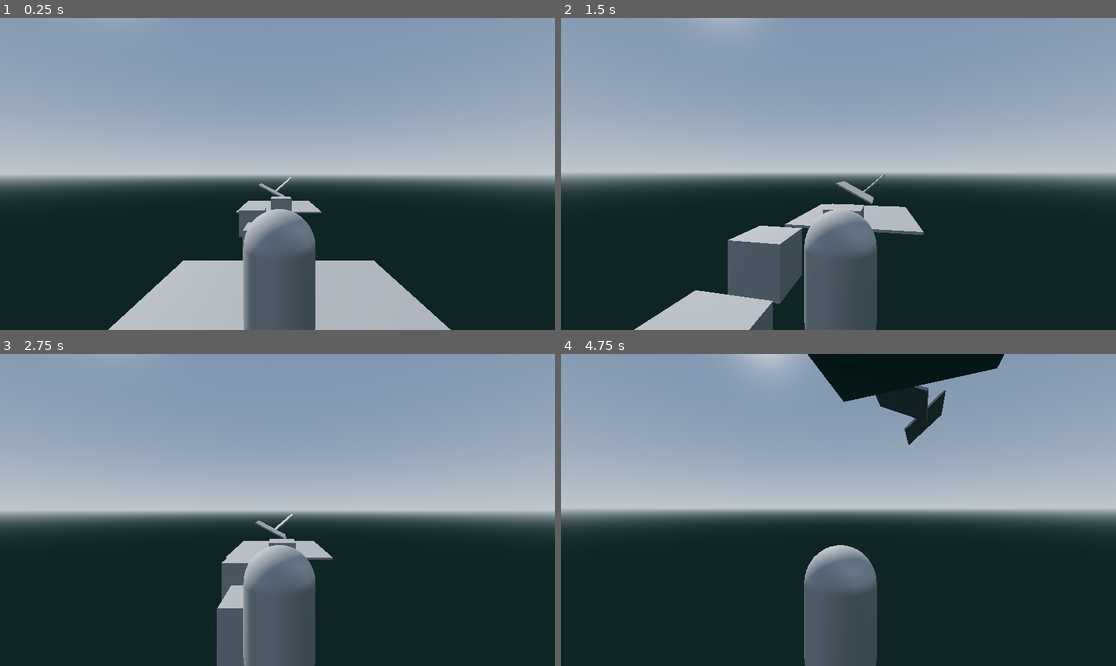
Above: before the commit, frames 1-4 (two rows, left to right).
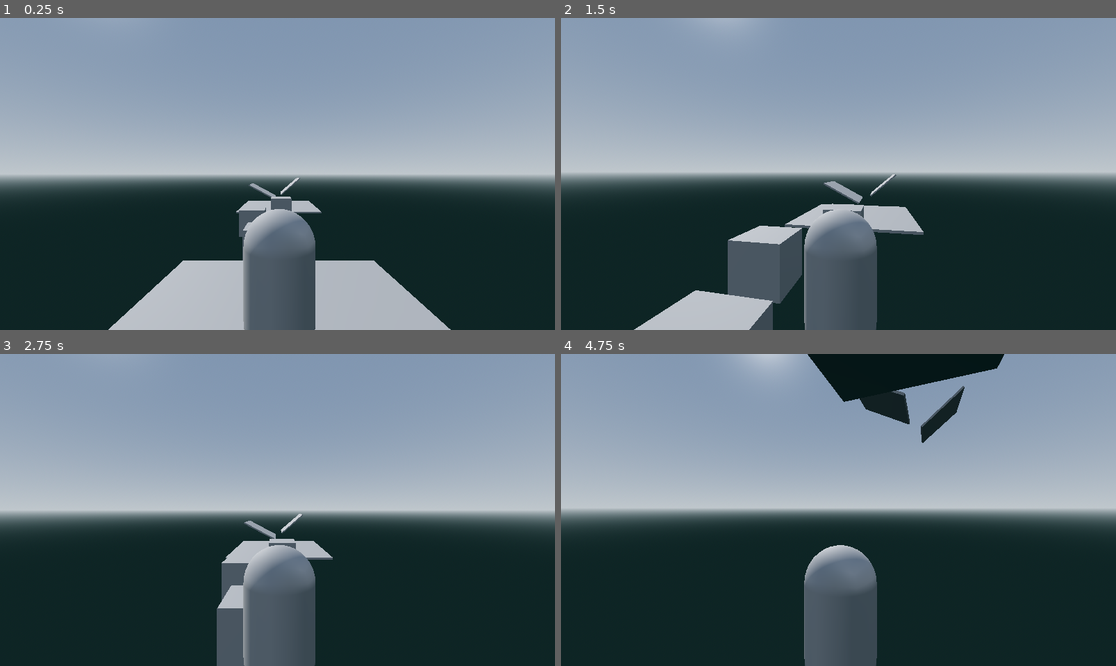
Above: after the commit, the same moments.

Repository: azeiber/3D-Game
Game: Godot game, scene res://main.tscn
Same seed, same stepped clock (60 frames per second), same inputs: the game is played once before the commit and once after it.
Inputs (mouse positions are in pixels of both pictures, inside the frame that each line leads up to):
- Up to frame 1 (0.25 s): no input
- Up to frame 2 (1.5 s): tap Enter (ui_accept) at 0.5, 0.77 s; move the mouse to (866, 174) at 0.52 s; hold Up (ui_up) from 0.53 s (still down); move the mouse to (810, 174) at 1.27 s
- Up to frame 3 (2.75 s): keep holding Up (ui_up); tap Enter (ui_accept) at 1.52 s; move the mouse to (288, 503) at 2.02 s
- Up to frame 4 (4.75 s): keep holding Up (ui_up); move the mouse to (832, 516) at 2.77 s; tap Enter (ui_accept) at 3.02, 3.77, 4.52 s; move the mouse to (877, 513) at 3.52 s; move the mouse to (794, 506) at 4.27 s

The runs differ from the first frame. In frame 1, 0.2% of the frame differs, in the area x 44-55%, y 51-58%; in frame 2, 0.4%; in frame 3, 0.3%; in frame 4, 1.4%, in the area x 53-73%, y 10-30%.

Commit message:
adjusted platforms

Diff:
--- a/capstone-game/main.tscn
+++ b/capstone-game/main.tscn
@@ -52,12 +52,12 @@
 size = Vector3(5, 0.1, 5)
 
 [node name="CSGBox3D6" type="CSGBox3D" parent="Level"]
-transform = Transform3D(0.883062, 0.469256, 0, -0.469256, 0.883062, 0, 0, 0, 1, -0.528586, 0.740276, -16.1378)
+transform = Transform3D(0.883062, 0.469256, 0, -0.469256, 0.883062, 0, 0, 0, 1, -1.35, 0.74, -16.138)
 use_collision = true
 size = Vector3(2.61499, 0.1, 2.94971)
 
 [node name="CSGBox3D7" type="CSGBox3D" parent="Level"]
-transform = Transform3D(-0.757611, 0.652707, 0, -0.652707, -0.757611, 0, 0, 0, 1, 0.497585, 1.02024, -19.8586)
+transform = Transform3D(-0.757611, 0.652707, 0, -0.652707, -0.757611, 0, 0, 0, 1, 1.34954, 1.02024, -19.8586)
 use_collision = true
 size = Vector3(2.61499, 0.1, 2.94971)
 
